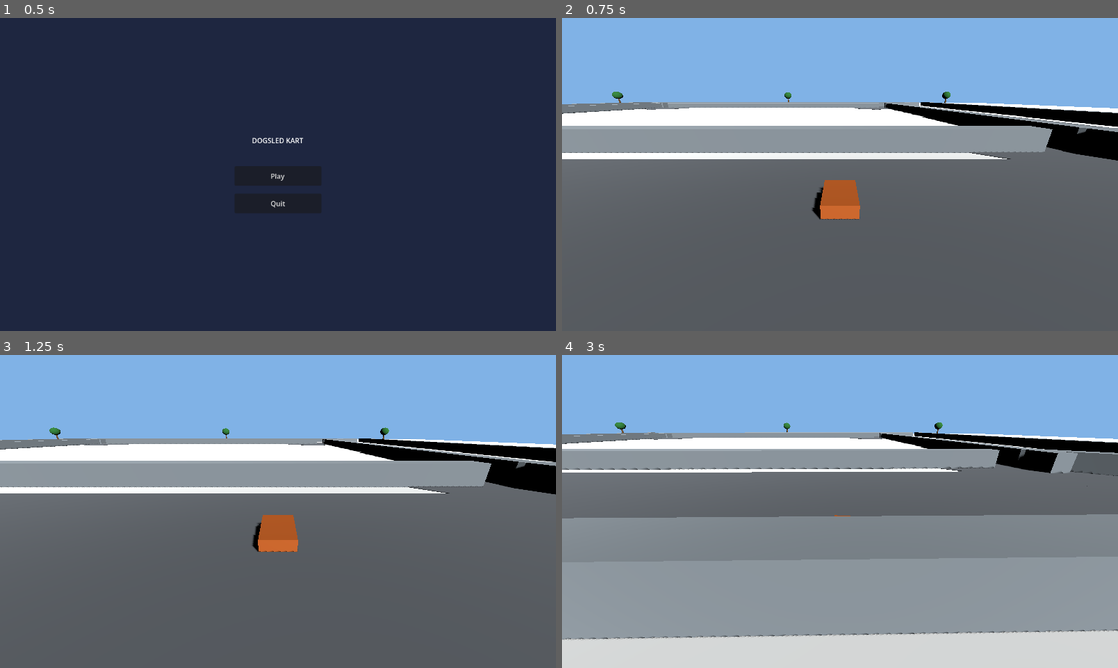
Above: before the commit, frames 1-4 (two rows, left to right).
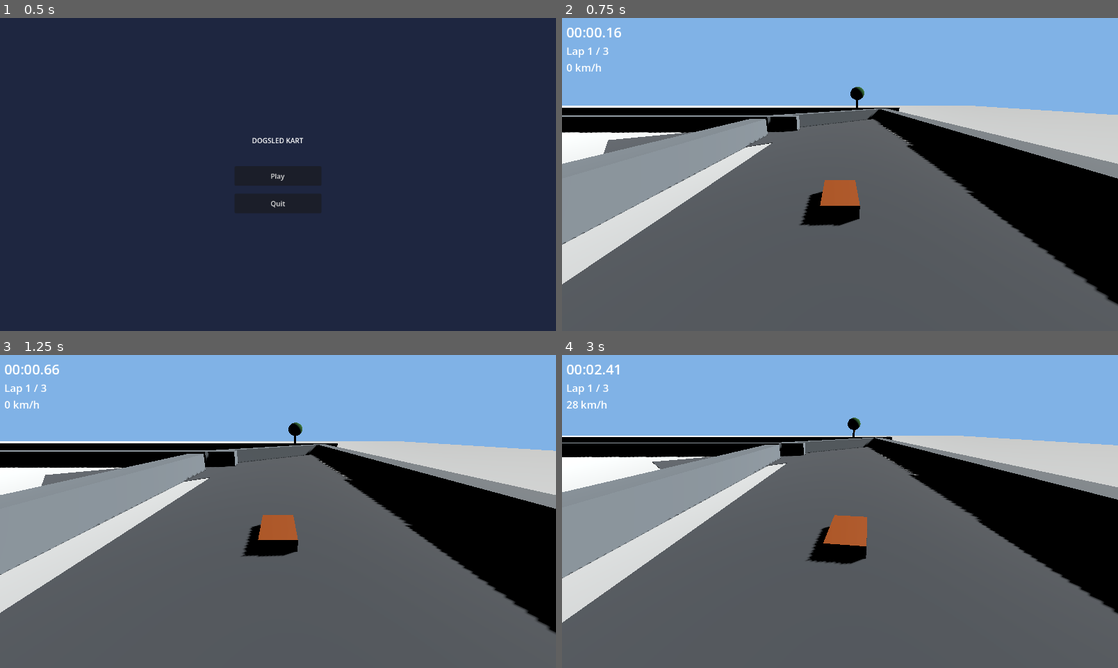
Above: after the commit, the same moments.

Repository: adkf37/Video_Game_Test2
Game: Godot game, scene res://scenes/ui/MainMenu.tscn
The game is run twice, just before and just after one commit, with the same random seed, the same clock (stepped at 60 frames per second) and the same inputs.
Inputs:
- Up to frame 1 (0.5 s): no input
- Up to frame 2 (0.75 s): click "Play" at 0.5 s
- Up to frame 3 (1.25 s): no input
- Up to frame 4 (3 s): hold D (turn_right) 1.28-2.03 s; hold S (move_back) 2.03-2.78 s; hold D (turn_right) from 2.78 s (still down)

Frame 1 is identical in both runs. In frame 2, 32% of the frame differs, in the area x 0-100%, y 3-92%; in frame 3, 30%; in frame 4, 67%, in the area x 0-100%, y 3-100%.

Commit message:
adding lap controls. still basic graphics

Diff:
--- a/godot/scenes/main/Main.tscn
+++ b/godot/scenes/main/Main.tscn
@@ -1,8 +1,11 @@
-[gd_scene load_steps=5 format=3]
+[gd_scene load_steps=8 format=3]
 
 [ext_resource type="PackedScene" path="res://scenes/vehicles/Sled.tscn" id="1"]
 [ext_resource type="PackedScene" path="res://scenes/tracks/Track_Alpine01.tscn" id="2"]
 [ext_resource type="Script" path="res://scripts/camera/ChaseCamera.gd" id="3"]
+[ext_resource type="Script" path="res://scripts/core/RaceManager.gd" id="4"]
+[ext_resource type="Script" path="res://scripts/track/LapTracker.gd" id="5"]
+[ext_resource type="PackedScene" path="res://scenes/ui/HUD.tscn" id="6"]
 
 [sub_resource type="Sky" id="sky"]
 
@@ -27,11 +30,21 @@
 
 [node name="Track" parent="." instance=ExtResource("2")]
 
+[node name="RaceManager" type="Node" parent="."]
+script = ExtResource("4")
+max_laps = 3
+num_checkpoints = 8
+
+[node name="LapTracker" type="Node" parent="RaceManager"]
+script = ExtResource("5")
+
 [node name="PlayerSled" parent="." instance=ExtResource("1")]
-transform = Transform3D(1, 0, 0, 0, 1, 0, 0, 0, 1, 30, 0.5, 50)
+transform = Transform3D(0, 0, -1, 0, 1, 0, 1, 0, 0, 30, 0.5, 50)
 
 [node name="ChaseCamera" type="Camera3D" parent="."]
 transform = Transform3D(1, 0, 0, 0, 0.866, -0.5, 0, 0.5, 0.866, 30, 6, 62)
 current = true
 fov = 75.0
 script = ExtResource("3")
+
+[node name="HUD" parent="." instance=ExtResource("6")]
--- a/godot/scenes/tracks/Track_Alpine01.tscn
+++ b/godot/scenes/tracks/Track_Alpine01.tscn
@@ -1,4 +1,6 @@
-[gd_scene load_steps=12 format=3]
+[gd_scene load_steps=16 format=3]
+
+[ext_resource type="Script" path="res://scripts/track/Checkpoint.gd" id="cp_script"]
 
 [sub_resource type="StandardMaterial3D" id="mat_snow"]
 albedo_color = Color(0.92, 0.95, 0.98, 1)
@@ -41,6 +43,16 @@
 size = Vector3(1, 0.05, 1)
 material = SubResource("mat_road")
 
+[sub_resource type="BoxShape3D" id="cp_shape_ns"]
+size = Vector3(2, 5, 16)
+
+[sub_resource type="BoxShape3D" id="cp_shape_ew"]
+size = Vector3(16, 5, 2)
+
+[sub_resource type="StandardMaterial3D" id="mat_checkpoint"]
+albedo_color = Color(0.2, 0.7, 1.0, 0.25)
+transparency = 1
+
 [node name="Track_Alpine01" type="Node3D"]
 
 [node name="Ground" type="StaticBody3D" parent="."]
@@ -294,3 +306,76 @@
 
 [node name="StartFinish" type="Node3D" parent="."]
 transform = Transform3D(1, 0, 0, 0, 1, 0, 0, 0, 1, 30, 0, 50)
+
+; ────────────────────────────────────────────────────
+; CHECKPOINTS — 8 triggers placed counter-clockwise around the oval
+; Sled starts at (30,0.5,50) facing west (-X)
+; Order: South straight → SW corner → West straight → NW corner →
+;        North straight → NE corner → East straight → SE corner → back
+; ────────────────────────────────────────────────────
+
+[node name="Checkpoints" type="Node3D" parent="."]
+
+; CP0 — South straight, east half (start/finish line)
+[node name="CP0" type="Area3D" parent="Checkpoints"]
+transform = Transform3D(1, 0, 0, 0, 1, 0, 0, 0, 1, 20, 2.5, 50)
+script = ExtResource("cp_script")
+checkpoint_index = 0
+[node name="Col" type="CollisionShape3D" parent="Checkpoints/CP0"]
+shape = SubResource("cp_shape_ns")
+
+; CP1 — South straight, west half
+[node name="CP1" type="Area3D" parent="Checkpoints"]
+transform = Transform3D(1, 0, 0, 0, 1, 0, 0, 0, 1, -30, 2.5, 50)
+script = ExtResource("cp_script")
+checkpoint_index = 1
+[node name="Col" type="CollisionShape3D" parent="Checkpoints/CP1"]
+shape = SubResource("cp_shape_ns")
+
+; CP2 — West straight, south portion (after SW corner)
+[node name="CP2" type="Area3D" parent="Checkpoints"]
+transform = Transform3D(1, 0, 0, 0, 1, 0, 0, 0, 1, -58, 2.5, 20)
+script = ExtResource("cp_script")
+checkpoint_index = 2
+[node name="Col" type="CollisionShape3D" parent="Checkpoints/CP2"]
+shape = SubResource("cp_shape_ew")
+
+; CP3 — West straight, north portion
+[node name="CP3" type="Area3D" parent="Checkpoints"]
+transform = Transform3D(1, 0, 0, 0, 1, 0, 0, 0, 1, -58, 2.5, -20)
+script = ExtResource("cp_script")
+checkpoint_index = 3
+[node name="Col" type="CollisionShape3D" parent="Checkpoints/CP3"]
+shape = SubResource("cp_shape_ew")
+
+; CP4 — North straight, west portion (after NW corner)
+[node name="CP4" type="Area3D" parent="Checkpoints"]
+transform = Transform3D(1, 0, 0, 0, 1, 0, 0, 0, 1, -20, 2.5, -50)
+script = ExtResource("cp_script")
+checkpoint_index = 4
+[node name="Col" type="CollisionShape3D" parent="Checkpoints/CP4"]
+shape = SubResource("cp_shape_ns")
+
+; CP5 — North straight, east portion
+[node name="CP5" type="Area3D" parent="Checkpoints"]
+transform = Transform3D(1, 0, 0, 0, 1, 0, 0, 0, 1, 20, 2.5, -50)
+script = ExtResource("cp_script")
+checkpoint_index = 5
+[node name="Col" type="CollisionShape3D" parent="Checkpoints/CP5"]
+shape = SubResource("cp_shape_ns")
+
+; CP6 — East straight, north portion (after NE corner)
+[node name="CP6" type="Area3D" parent="Checkpoints"]
+transform = Transform3D(1, 0, 0, 0, 1, 0, 0, 0, 1, 58, 2.5, -20)
+script = ExtResource("cp_script")
+checkpoint_index = 6
+[node name="Col" type="CollisionShape3D" parent="Checkpoints/CP6"]
+shape = SubResource("cp_shape_ew")
+
+; CP7 — East straight, south portion
+[node name="CP7" type="Area3D" parent="Checkpoints"]
+transform = Transform3D(1, 0, 0, 0, 1, 0, 0, 0, 1, 58, 2.5, 20)
+script = ExtResource("cp_script")
+checkpoint_index = 7
+[node name="Col" type="CollisionShape3D" parent="Checkpoints/CP7"]
+shape = SubResource("cp_shape_ew")
--- /dev/null
+++ b/godot/scenes/ui/HUD.tscn
@@ -0,0 +1,63 @@
+[gd_scene load_steps=2 format=3]
+
+[ext_resource type="Script" path="res://scripts/ui/HUD.gd" id="1"]
+
+[node name="HUD" type="CanvasLayer"]
+script = ExtResource("1")
+
+[node name="MarginContainer" type="MarginContainer" parent="."]
+anchors_preset = 0
+offset_left = 10.0
+offset_top = 10.0
+offset_right = 300.0
+offset_bottom = 150.0
+
+[node name="VBoxContainer" type="VBoxContainer" parent="MarginContainer"]
+layout_mode = 2
+
+[node name="TimerLabel" type="Label" parent="MarginContainer/VBoxContainer"]
+layout_mode = 2
+theme_override_font_sizes/font_size = 32
+text = "00:00.00"
+
+[node name="LapLabel" type="Label" parent="MarginContainer/VBoxContainer"]
+layout_mode = 2
+theme_override_font_sizes/font_size = 24
+text = "Lap 1 / 3"
+
+[node name="SpeedLabel" type="Label" parent="MarginContainer/VBoxContainer"]
+layout_mode = 2
+theme_override_font_sizes/font_size = 24
+text = "0 km/h"
+
+[node name="FinishPanel" type="PanelContainer" parent="."]
+anchors_preset = 8
+anchor_left = 0.5
+anchor_top = 0.5
+anchor_right = 0.5
+anchor_bottom = 0.5
+offset_left = -150.0
+offset_top = -100.0
+offset_right = 150.0
+offset_bottom = 100.0
+grow_horizontal = 2
+grow_vertical = 2
+
+[node name="VBoxContainer" type="VBoxContainer" parent="FinishPanel"]
+layout_mode = 2
+alignment = 1
+
+[node name="FinishTimeLabel" type="Label" parent="FinishPanel/VBoxContainer"]
+layout_mode = 2
+theme_override_font_sizes/font_size = 28
+text = "Finished!\n00:00.00"
+horizontal_alignment = 1
+
+[node name="Spacer" type="Control" parent="FinishPanel/VBoxContainer"]
+layout_mode = 2
+custom_minimum_size = Vector2(0, 20)
+
+[node name="RestartButton" type="Button" parent="FinishPanel/VBoxContainer"]
+layout_mode = 2
+custom_minimum_size = Vector2(180, 45)
+text = "Restart"
--- /dev/null
+++ b/godot/scripts/core/RaceManager.gd
@@ -0,0 +1,62 @@
+extends Node
+## Manages race state, timer, and lap progress.
+## Single source of truth for race timing/state.
+
+signal race_started
+signal race_finished(final_time: float)
+
+enum RaceState { COUNTDOWN, RACING, FINISHED }
+
+@export var max_laps: int = 3
+@export var num_checkpoints: int = 8
+
+var state: RaceState = RaceState.COUNTDOWN
+var race_time: float = 0.0
+var current_lap: int = 0
+
+@onready var lap_tracker: Node = $LapTracker
+
+func _ready() -> void:
+	# Set up the LapTracker
+	lap_tracker.setup(num_checkpoints)
+	lap_tracker.lap_completed.connect(_on_lap_completed)
+	# Start racing immediately (no countdown for now)
+	_start_race()
+
+func _process(delta: float) -> void:
+	if state == RaceState.RACING:
+		race_time += delta
+
+func _start_race() -> void:
+	state = RaceState.RACING
+	race_time = 0.0
+	current_lap = 0
+	GameState.change_state(GameState.State.RACING)
+	race_started.emit()
+	print("[RaceManager] Race started!")
+
+func _on_lap_completed(lap_number: int) -> void:
+	current_lap = lap_number
+	print("[RaceManager] Lap %d / %d" % [current_lap, max_laps])
+	if current_lap >= max_laps:
+		_finish_race()
+
+func _finish_race() -> void:
+	state = RaceState.FINISHED
+	GameState.change_state(GameState.State.RESULTS)
+	race_finished.emit(race_time)
+	print("[RaceManager] Race finished! Time: %.2f seconds" % race_time)
+
+## Called by Checkpoint.gd when player drives through a checkpoint
+func checkpoint_hit(index: int) -> void:
+	if state == RaceState.RACING:
+		lap_tracker.checkpoint_hit(index)
+
+func get_time_string() -> String:
+	var minutes := int(race_time) / 60
+	var seconds := int(race_time) % 60
+	var millis := int((race_time - int(race_time)) * 100)
+	return "%02d:%02d.%02d" % [minutes, seconds, millis]
+
+func restart() -> void:
+	get_tree().reload_current_scene()
--- /dev/null
+++ b/godot/scripts/track/Checkpoint.gd
@@ -0,0 +1,26 @@
+extends Area3D
+## A single checkpoint trigger volume.
+## When the player drives through, it notifies the LapTracker.
+
+@export var checkpoint_index: int = 0
+
+func _ready() -> void:
+	body_entered.connect(_on_body_entered)
+	# Checkpoints are monitoring-only, not monitored
+	monitoring = true
+	monitorable = false
+
+func _on_body_entered(body: Node3D) -> void:
+	if body.name == "PlayerSled" or body.is_in_group("player"):
+		var tracker = _find_lap_tracker()
+		if tracker:
+			tracker.checkpoint_hit(checkpoint_index)
+
+func _find_lap_tracker() -> Node:
+	# Search up the tree for RaceManager, which holds the LapTracker reference
+	var race_mgr = get_tree().root.find_child("RaceManager", true, false)
+	if race_mgr and race_mgr.has_method("checkpoint_hit"):
+		return race_mgr
+	# Fallback: look for standalone LapTracker
+	var tracker = get_tree().root.find_child("LapTracker", true, false)
+	return tracker
--- /dev/null
+++ b/godot/scripts/track/LapTracker.gd
@@ -0,0 +1,34 @@
+extends Node
+## Tracks checkpoint progress for the player.
+## Ensures checkpoints are hit in order before a lap counts.
+
+signal checkpoint_passed(index: int)
+signal lap_completed(lap_number: int)
+
+var total_checkpoints: int = 0
+var next_checkpoint: int = 0
+var current_lap: int = 0
+
+func setup(num_checkpoints: int) -> void:
+	total_checkpoints = num_checkpoints
+	next_checkpoint = 0
+	current_lap = 0
+	print("[LapTracker] Set up with %d checkpoints" % total_checkpoints)
+
+func checkpoint_hit(index: int) -> void:
+	if total_checkpoints == 0:
+		return
+	if index == next_checkpoint:
+		next_checkpoint += 1
+		checkpoint_passed.emit(index)
+		print("[LapTracker] Checkpoint %d/%d hit" % [index + 1, total_checkpoints])
+		# Check if all checkpoints passed → lap complete
+		if next_checkpoint >= total_checkpoints:
+			next_checkpoint = 0
+			current_lap += 1
+			lap_completed.emit(current_lap)
+			print("[LapTracker] Lap %d completed!" % current_lap)
+
+func reset() -> void:
+	next_checkpoint = 0
+	current_lap = 0
--- /dev/null
+++ b/godot/scripts/ui/HUD.gd
@@ -0,0 +1,52 @@
+extends CanvasLayer
+## In-race HUD: timer, lap counter, speed, and finish panel.
+
+@onready var timer_label: Label = $MarginContainer/VBoxContainer/TimerLabel
+@onready var lap_label: Label = $MarginContainer/VBoxContainer/LapLabel
+@onready var speed_label: Label = $MarginContainer/VBoxContainer/SpeedLabel
+@onready var finish_panel: PanelContainer = $FinishPanel
+@onready var finish_time_label: Label = $FinishPanel/VBoxContainer/FinishTimeLabel
+@onready var restart_button: Button = $FinishPanel/VBoxContainer/RestartButton
+
+var race_manager: Node = null
+var player_sled: Node = null
+
+func _ready() -> void:
+	finish_panel.visible = false
+	restart_button.pressed.connect(_on_restart_pressed)
+	# Find RaceManager and PlayerSled
+	await get_tree().process_frame
+	race_manager = get_tree().root.find_child("RaceManager", true, false)
+	player_sled = get_tree().root.find_child("PlayerSled", true, false)
+	if race_manager:
+		race_manager.race_finished.connect(_on_race_finished)
+
+func _process(_delta: float) -> void:
+	if not race_manager:
+		return
+
+	# Timer
+	timer_label.text = race_manager.get_time_string()
+
+	# Lap
+	var lap_current = race_manager.current_lap + 1
+	if race_manager.state == race_manager.RaceState.FINISHED:
+		lap_current = race_manager.max_laps
+	lap_label.text = "Lap %d / %d" % [mini(lap_current, race_manager.max_laps), race_manager.max_laps]
+
+	# Speed
+	if player_sled and player_sled.has_method("get_speed_kph"):
+		speed_label.text = "%d km/h" % int(player_sled.get_speed_kph())
+	else:
+		speed_label.text = "0 km/h"
+
+func _on_race_finished(final_time: float) -> void:
+	finish_panel.visible = true
+	var minutes := int(final_time) / 60
+	var seconds := int(final_time) % 60
+	var millis := int((final_time - int(final_time)) * 100)
+	finish_time_label.text = "Finished!\n%02d:%02d.%02d" % [minutes, seconds, millis]
+
+func _on_restart_pressed() -> void:
+	if race_manager:
+		race_manager.restart()
Not shown, added: godot/scripts/core/RaceManager.gd.uid
Not shown, added: godot/scripts/track/Checkpoint.gd.uid
Not shown, added: godot/scripts/track/LapTracker.gd.uid
Not shown, added: godot/scripts/ui/HUD.gd.uid
